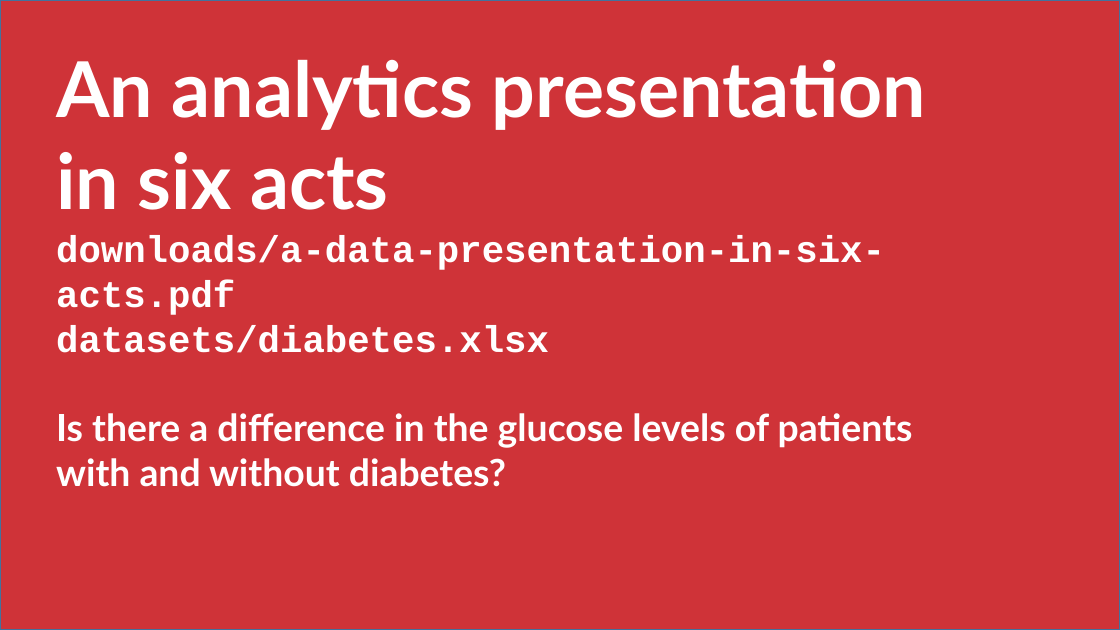
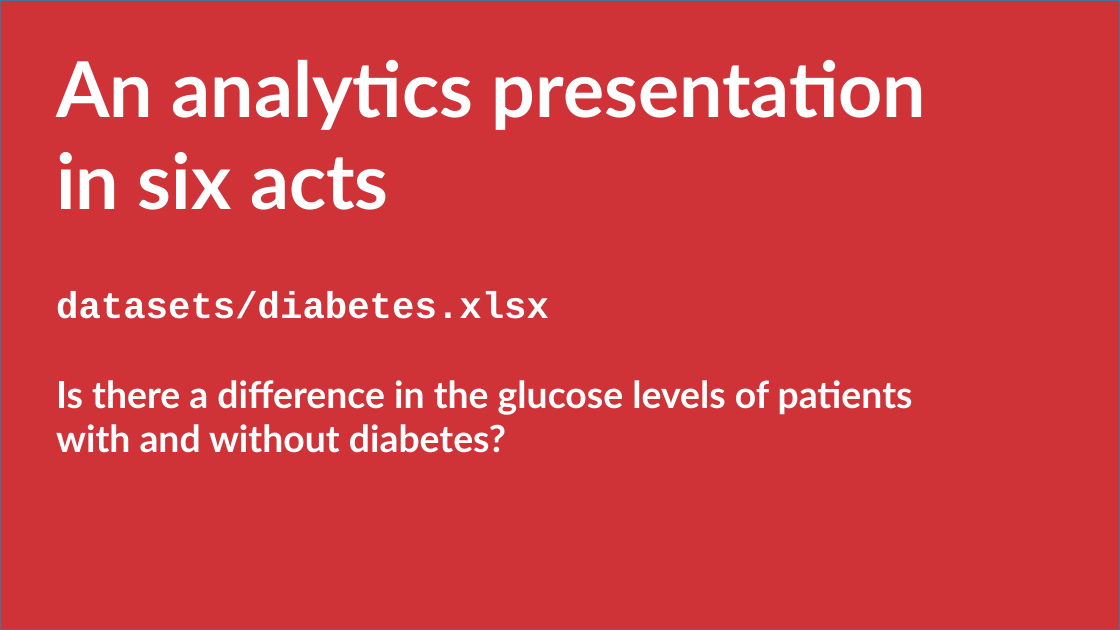
Before and after one commit to stringfestdata/aina-foundations-of-analytics, a slide deck: slide 23 of aina-foundations-of-analytics.pptx (slide 20 before the commit). Drawn at 1120x630 pixels with LibreOffice and Linux fonts; fonts in the diff are those of the drawing. Boxes give left, top, right and bottom in pixels: in the first picture for what was removed or moved away, otherwise in the second. Text is boxed around its words. In the diff, an @@ line names an element or a change of style, - is before the commit and + after.

```diff
--- a/aina-foundations-of-analytics.pptx
+++ b/aina-foundations-of-analytics.pptx
@@ text at (x1=56, y1=235, x2=885, y2=315): paragraph removed @@
-downloads/a-data-presentation-in-six-acts.pdf
```
Also in this commit, not shown: 8 other slides changed, 4 slides added, 2 other files.
